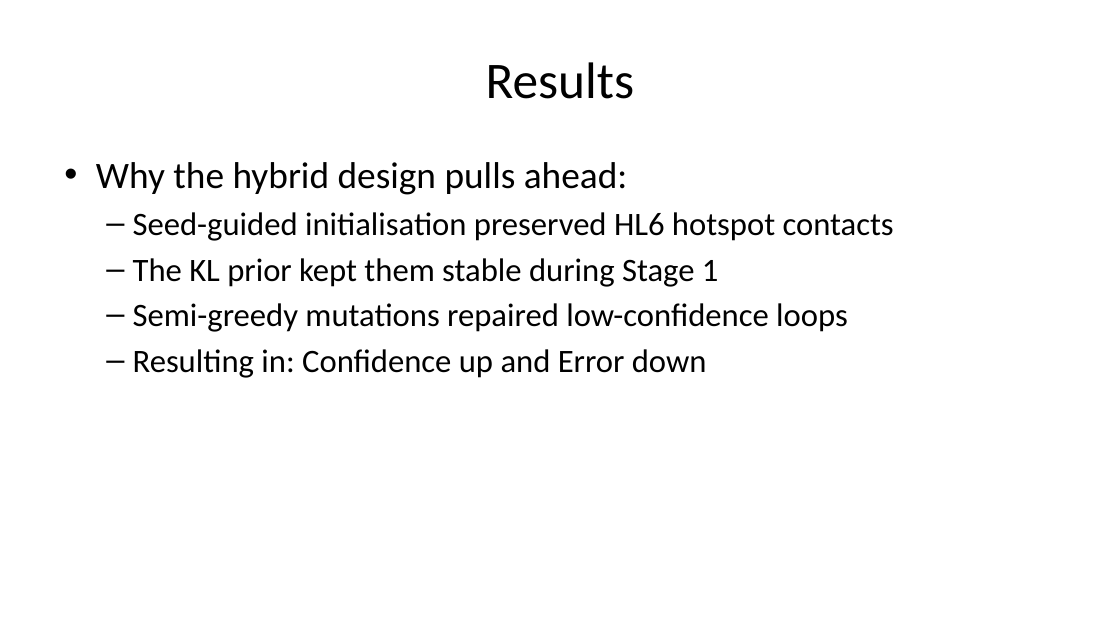
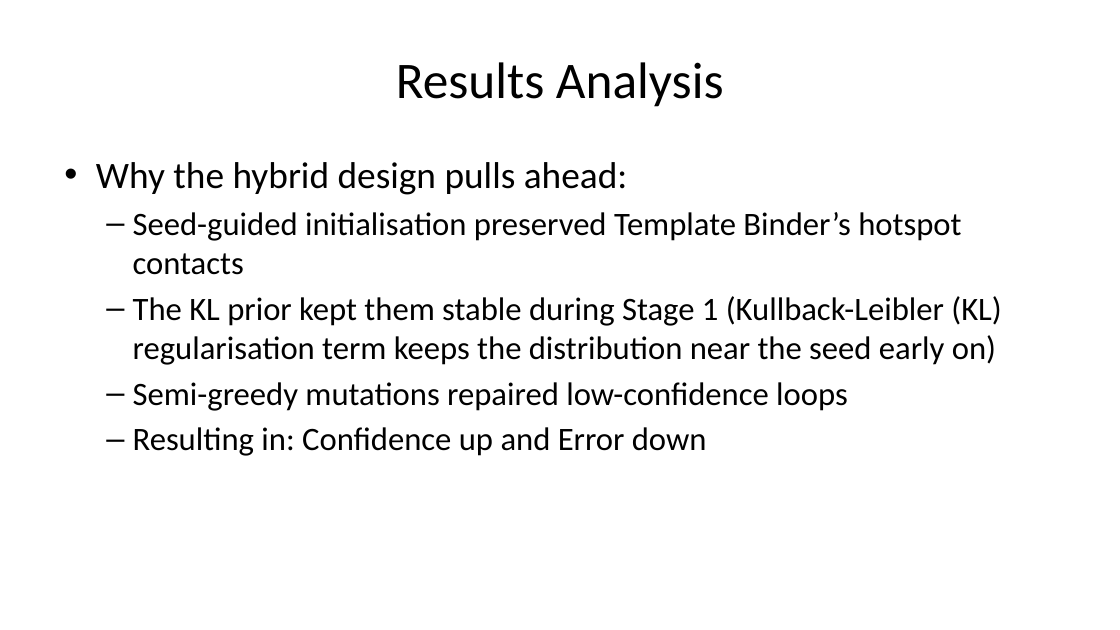
Before and after one commit to kaylertee/ActiveTargeting, a slide deck: slide 6 of Presentations/MutaCraft Presentation.pptx. Drawn at 1120x630 pixels with LibreOffice and Linux fonts; fonts in the diff are those of the drawing. Boxes give left, top, right and bottom in pixels: in the first picture for what was removed or moved away, otherwise in the second. Text is boxed around its words. In the diff, an @@ line names an element or a change of style, - is before the commit and + after.

```diff
--- a/Presentations/MutaCraft Presentation.pptx
+++ b/Presentations/MutaCraft Presentation.pptx
@@ title at [396, 62, 724, 107]: text changed @@
-Results
+Results Analysis
@@ text at [133, 212, 1001, 365]: text changed @@
-  – Seed-guided initialisation preserved HL6 hotspot contacts
-  – The KL prior kept them stable during Stage 1
+  – Seed-guided initialisation preserved Template Binder’s hotspot contacts
+  – The KL prior kept them stable during Stage 1 (Kullback-Leibler (KL) regularisation term keeps the distribution near the seed early on)
```
Also in this commit, not shown: 13 other slides changed, 2 slides added, 2 slides removed.
